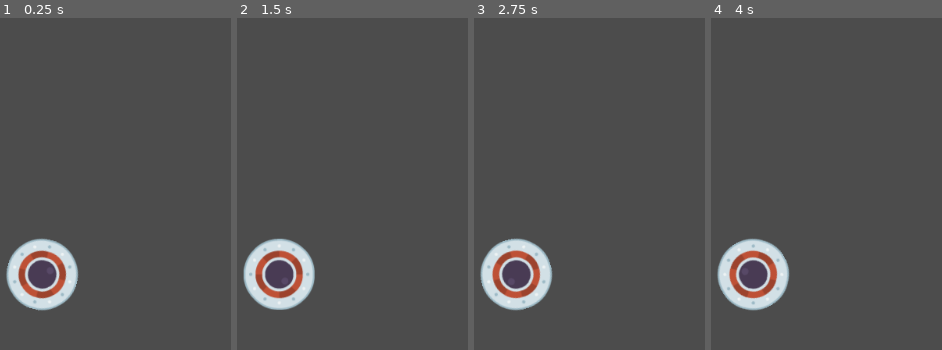
Above: before the commit, frames 1-4 (left to right).
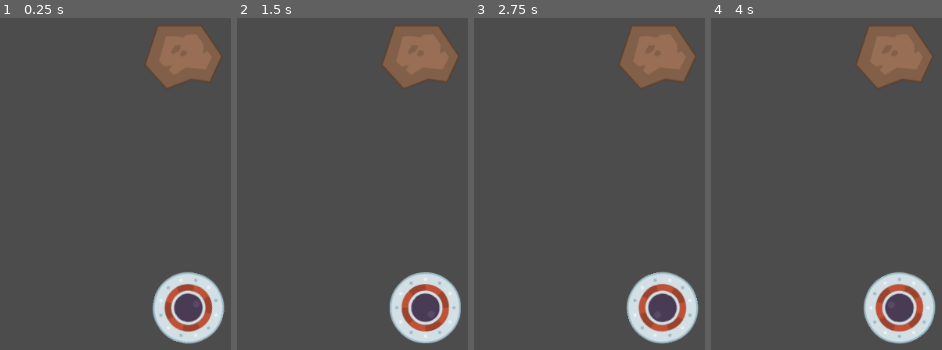
Above: after the commit, the same moments.

Repository: brendankhoury/To-the-moon-and-hack
Game: Godot game, scene res://Src/Main.tscn
Two runs of this game, one before a commit and one after it. Both use one fixed random seed, a clock stepped at 60 frames per second and the inputs below. Before the commit the project starts from res://Src/Main scene.tscn.
Inputs:
- Up to frame 1 (0.25 s): no input
- Up to frame 2 (1.5 s): tap Space (tap) at 0.6, 1.35 s
- Up to frame 3 (2.75 s): tap Space (tap) at 2.1 s
- Up to frame 4 (4 s): tap Space (tap) at 2.85, 3.6 s

The runs differ from the first frame. In frame 1, 14% of the frame differs, in the area x 2-98%, y 2-99%; in frame 2, 14%; in frame 3, 14%; in frame 4, 14%.

Commit message:
changed main scene

Diff:
--- a/project.godot
+++ b/project.godot
@@ -16,7 +16,7 @@
 [application]
 
 config/name="Space Themed Game"
-run/main_scene="res://Src/Main scene.tscn"
+run/main_scene="res://Src/Main.tscn"
 config/icon="res://icon.png"
 
 [input]
